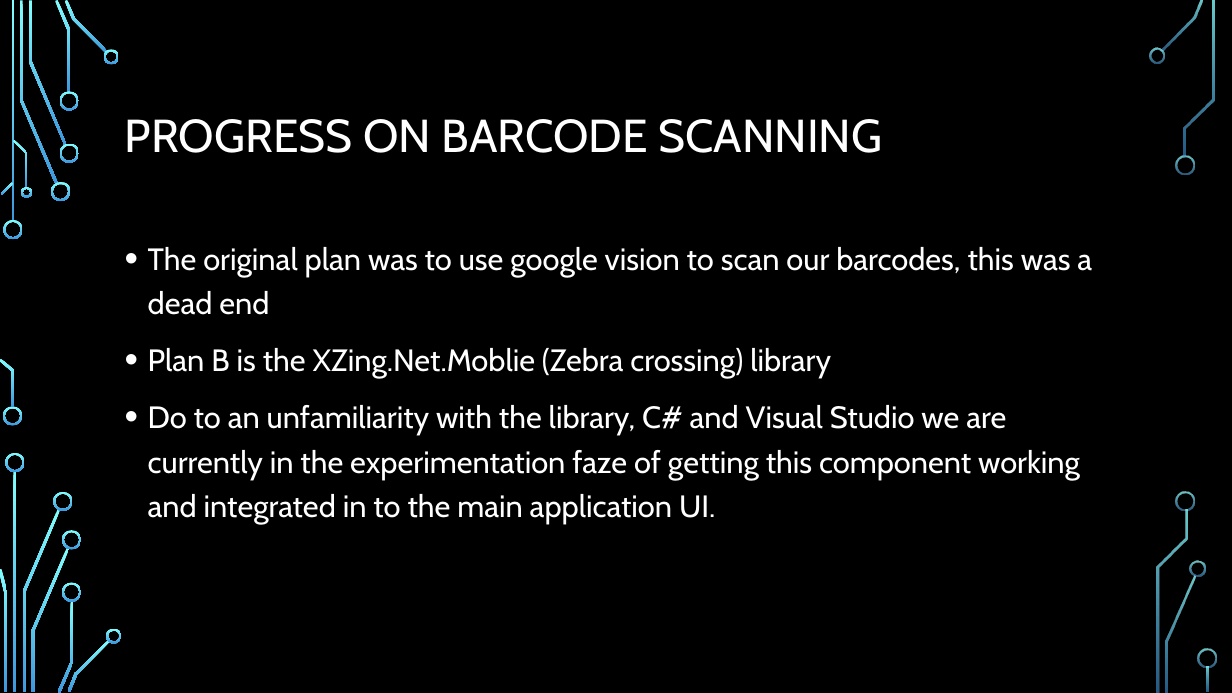
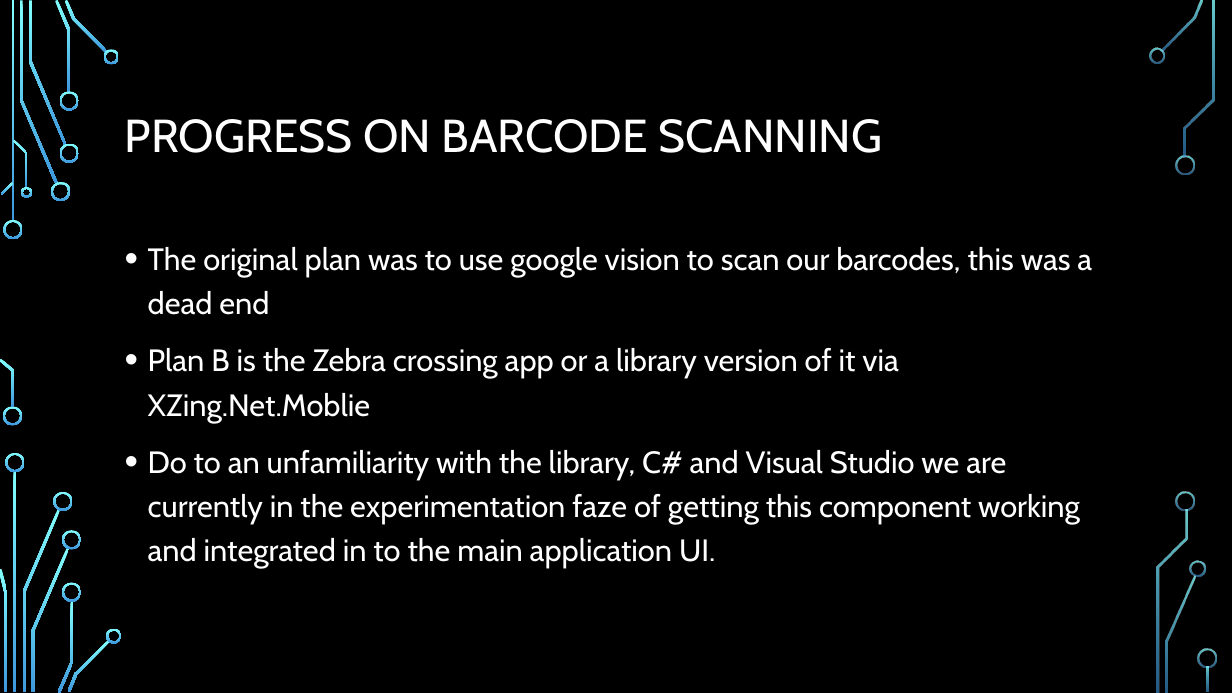
Before and after one commit to frozenNodak/InventoryManagement491, a slide deck: slide 5 of Inventory Management System demo draft.pptx. Drawn at 1232x693 pixels with LibreOffice and Linux fonts; fonts in the diff are those of the drawing; background and template pictures are left out. Boxes give left, top, right and bottom in pixels: in the first picture for what was removed or moved away, otherwise in the second. Text is boxed around its words. In the diff, an @@ line names an element or a change of style, - is before the commit and + after.

```diff
--- a/Inventory Management System demo draft.pptx
+++ b/Inventory Management System demo draft.pptx
@@ text at <box>148,348,898,422</box>: text changed @@
-• Plan B is the XZing.Net.Moblie (Zebra crossing) library
+• Plan B is the Zebra crossing app or a library version of it via XZing.Net.Moblie
```
Also in this commit, not shown: 3 other slides changed.
